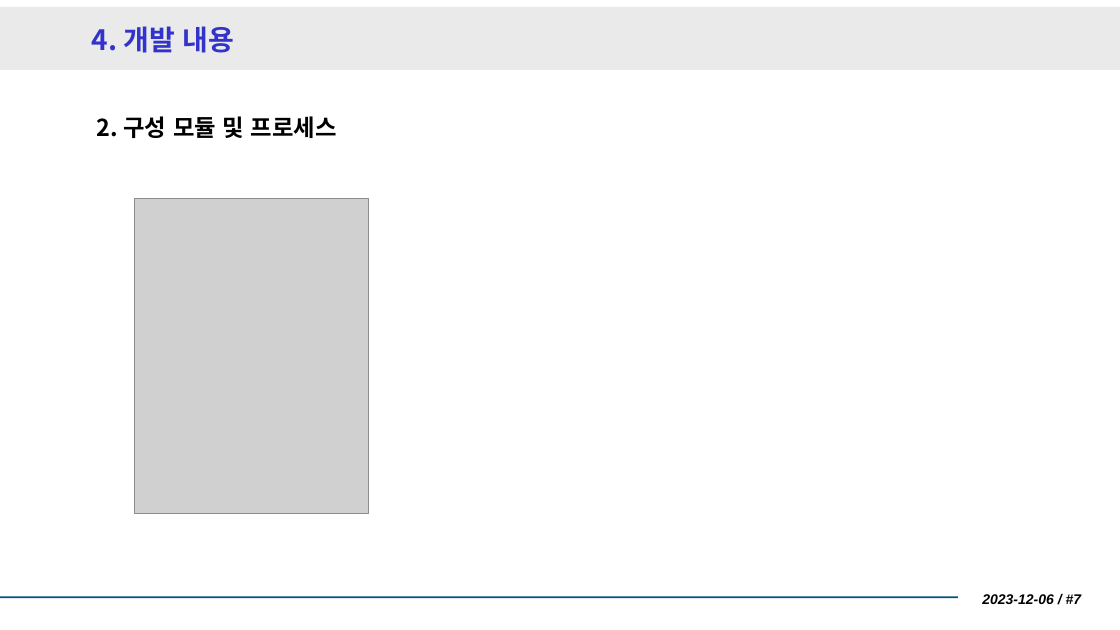
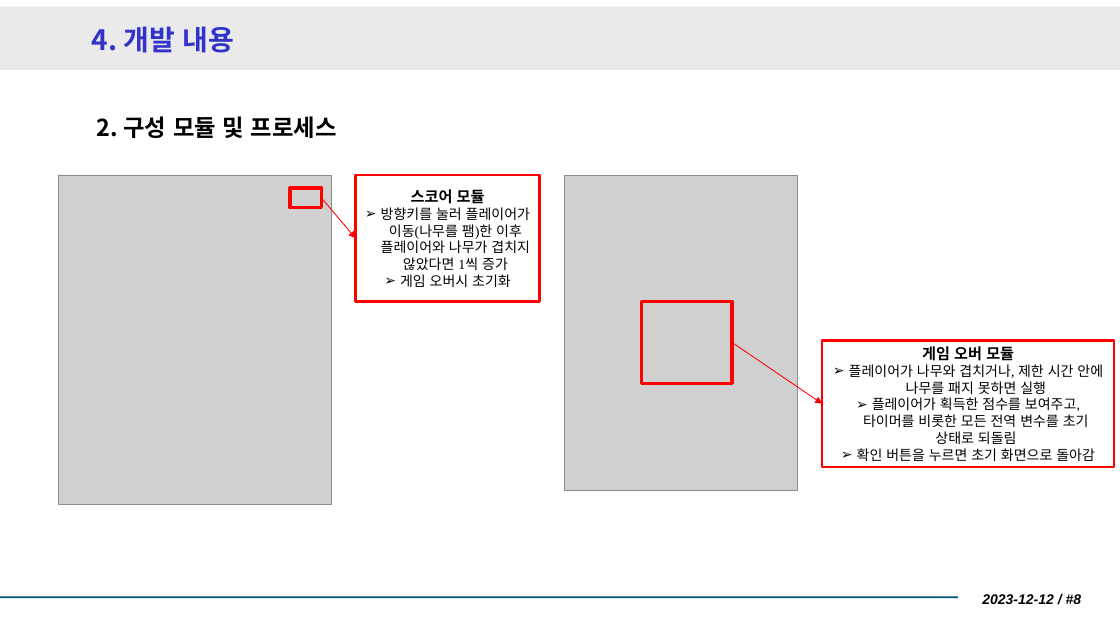
Before and after one commit to MCGom/2023_CPP_TeamProject, a slide deck: slide 9 of 2023_기업솔루션_프로젝트_보고서.pptx (slide 8 before the commit). Drawn at 1120x630 pixels with LibreOffice and Linux fonts; fonts in the diff are those of the drawing; grey boxes stand for pictures. Boxes give left, top, right and bottom in pixels: in the first picture for what was removed or moved away, otherwise in the second. Text is boxed around its words. In the diff, an @@ line names an element or a change of style, - is before the commit and + after.

```diff
--- a/2023_기업솔루션_프로젝트_보고서.pptx
+++ b/2023_기업솔루션_프로젝트_보고서.pptx
@@ picture: place and size @@
-picture at (134,199,368,514)
+picture at (59,175,331,504)
@@ rectangle added at (355,175,539,302), outline #FF0000 2 pt, 12 pt, text #000000 @@
+스코어 모듈
+➢ 방향키를 눌러 플레이어가 이동(나무를 팸)한 이후 플레이어와 나무가 겹치지 않았다면 1씩 증가
+➢ 게임 오버시 초기화
@@ picture added at (564,175,797,490) @@
@@ rectangle added at (290,188,321,208), outline #FF0000 3 pt @@
@@ arrow added from (322, 198) to (355, 239), #FF0000 0.75 pt @@
@@ rectangle added at (642,302,733,383), outline #FF0000 3 pt @@
@@ arrow added from (733, 343) to (823, 404), #FF0000 0.75 pt @@
@@ rectangle added at (823,340,1115,467), outline #FF0000 2 pt, 12 pt, text #000000 @@
+게임 오버 모듈
+➢ 플레이어가 나무와 겹치거나, 제한 시간 안에 나무를 패지 못하면 실행
+➢ 플레이어가 획득한 점수를 보여주고, 타이머를 비롯한 모든 전역 변수를 초기 상태로 되돌림
+➢ 확인 버튼을 누르면 초기 화면으로 돌아감
@@ text at (982,594,1082,604): text changed @@
-2023-12-06 / #7
+2023-12-12 / #8
```
Also in this commit, not shown: 1 other slide changed, 1 slide added.
